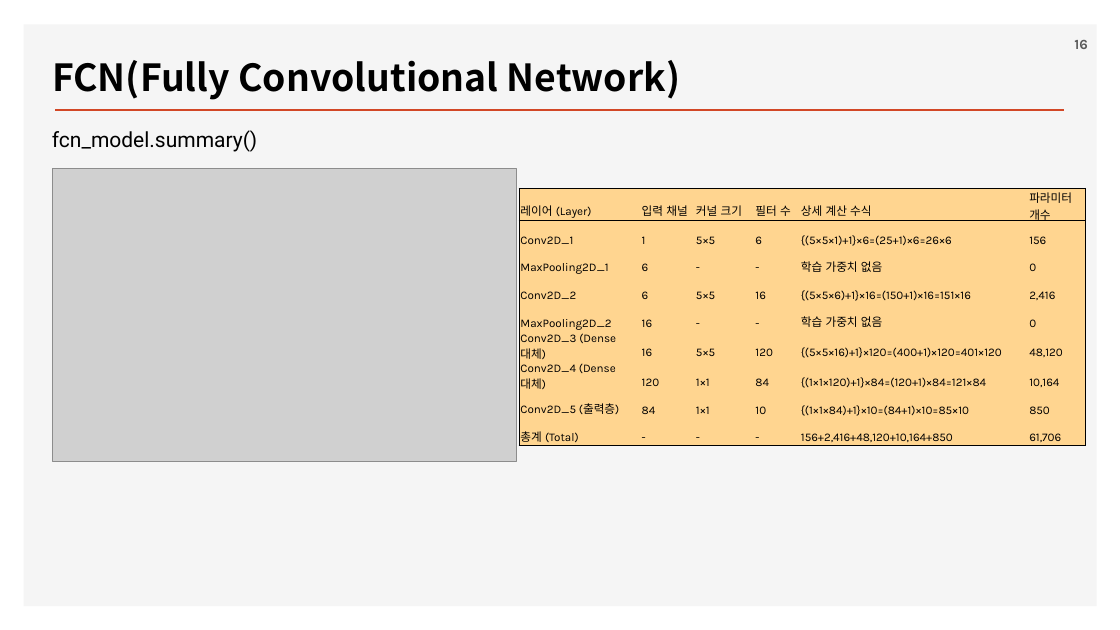
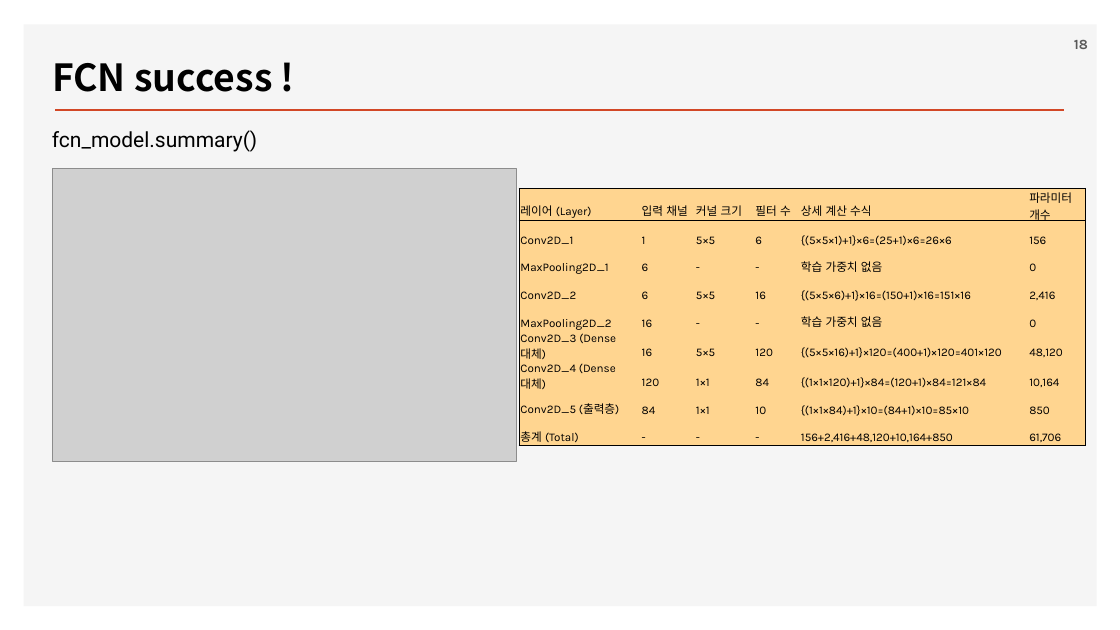
Before and after one commit to ancestor9/2026_Fall_Deep-Learning-with-Python, a slide deck: slide 18 of Chapter 11 Image segmentation.pptx (slide 16 before the commit). Drawn at 1120x630 pixels with LibreOffice and Linux fonts; fonts in the diff are those of the drawing; grey boxes stand for pictures; background and template pictures are left out. Boxes give left, top, right and bottom in pixels: in the first picture for what was removed or moved away, otherwise in the second. Text is boxed around its words. In the diff, an @@ line names an element or a change of style, - is before the commit and + after.

```diff
--- a/Chapter 11 Image segmentation.pptx
+++ b/Chapter 11 Image segmentation.pptx
@@ text at box(52, 63, 272, 92): text changed @@
-FCN(Fully Convolutional Network)
+FCN success !
```
Also in this commit, not shown: 19 other slides changed, 4 slides added, 3 slides removed.
